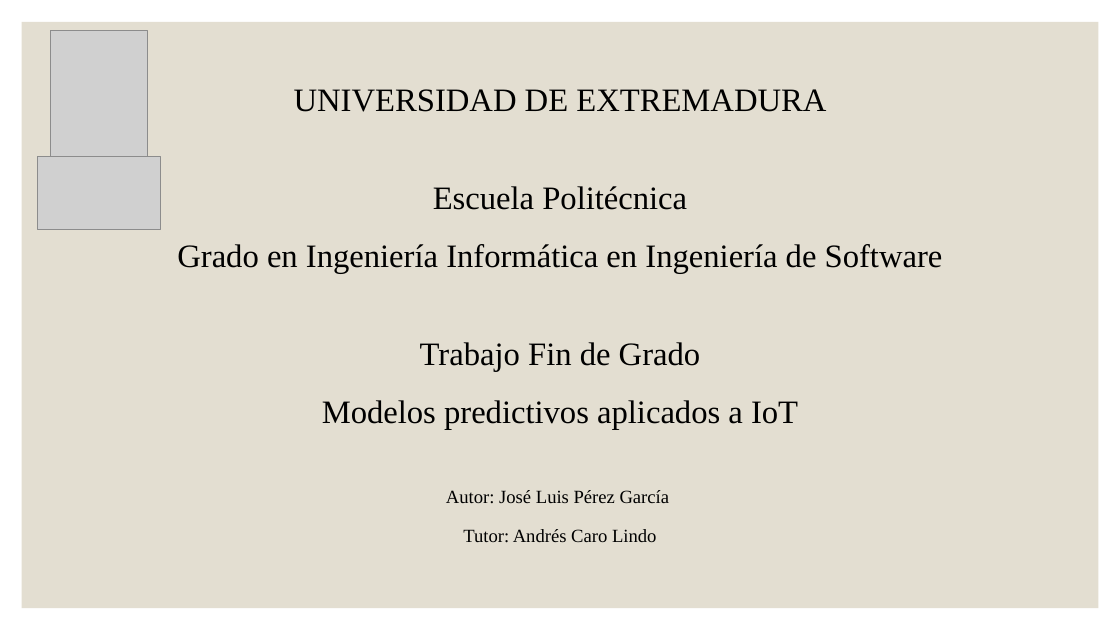
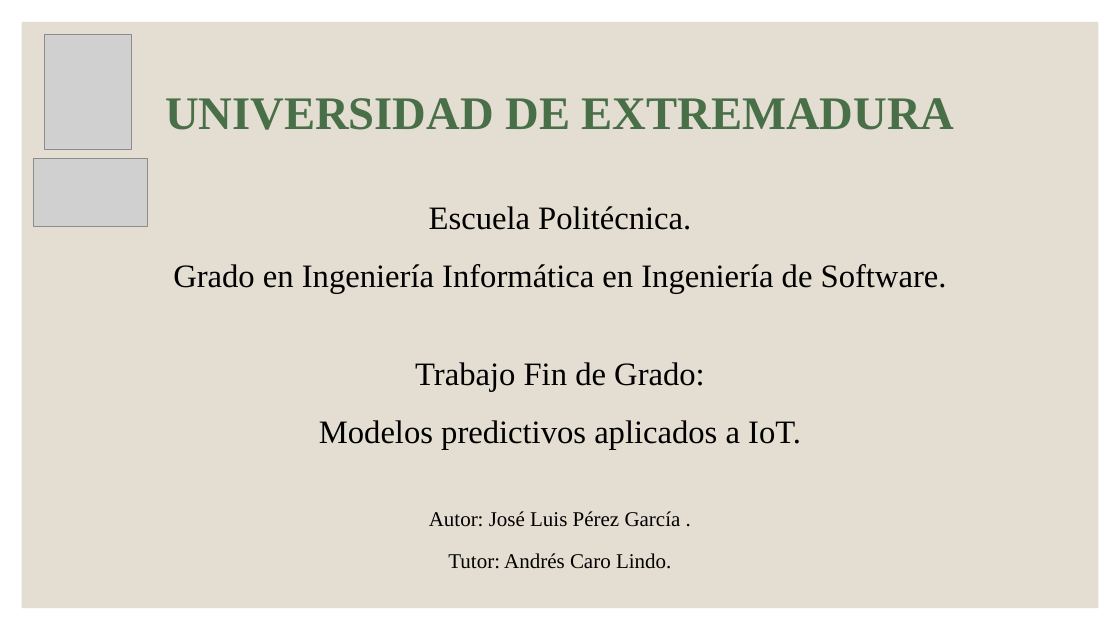
Before and after one commit to jperezlf/MPAIOT, a slide deck: slide 1 of Doc/Presentación TFG.pptx. Drawn at 1120x630 pixels with LibreOffice and Linux fonts; fonts in the diff are those of the drawing; grey boxes stand for pictures. Boxes give left, top, right and bottom in pixels: in the first picture for what was removed or moved away, otherwise in the second. Text is boxed around its words. In the diff, an @@ line names an element or a change of style, - is before the commit and + after.

```diff
--- a/Doc/Presentación TFG.pptx
+++ b/Doc/Presentación TFG.pptx
@@ picture: place and size @@
-picture at (51,30,148,156)
+picture at (45,34,132,149)
@@ text at (165,98,955,130): size 28 to 40 pt, text colour #000000 to #496F48, bold on in "UNIVERSIDAD DE EXTREMADURA" @@
@@ picture: place and size @@
-picture at (37,156,160,229)
+picture at (33,159,147,227)
@@ text at (173,206,947,569): text changed @@
-Escuela Politécnica
-Grado en Ingeniería Informática en Ingeniería de Software
-Trabajo Fin de Grado
-Modelos predictivos aplicados a IoT
-Autor: José Luis Pérez García
-Tutor: Andrés Caro Lindo
+Escuela Politécnica.
+Grado en Ingeniería Informática en Ingeniería de Software.
+Trabajo Fin de Grado:
+Modelos predictivos aplicados a IoT.
+Autor: José Luis Pérez García .
+Tutor: Andrés Caro Lindo.
```
Also in this commit, not shown: 19 other slides changed, 2 slides added, 1 slide removed.
